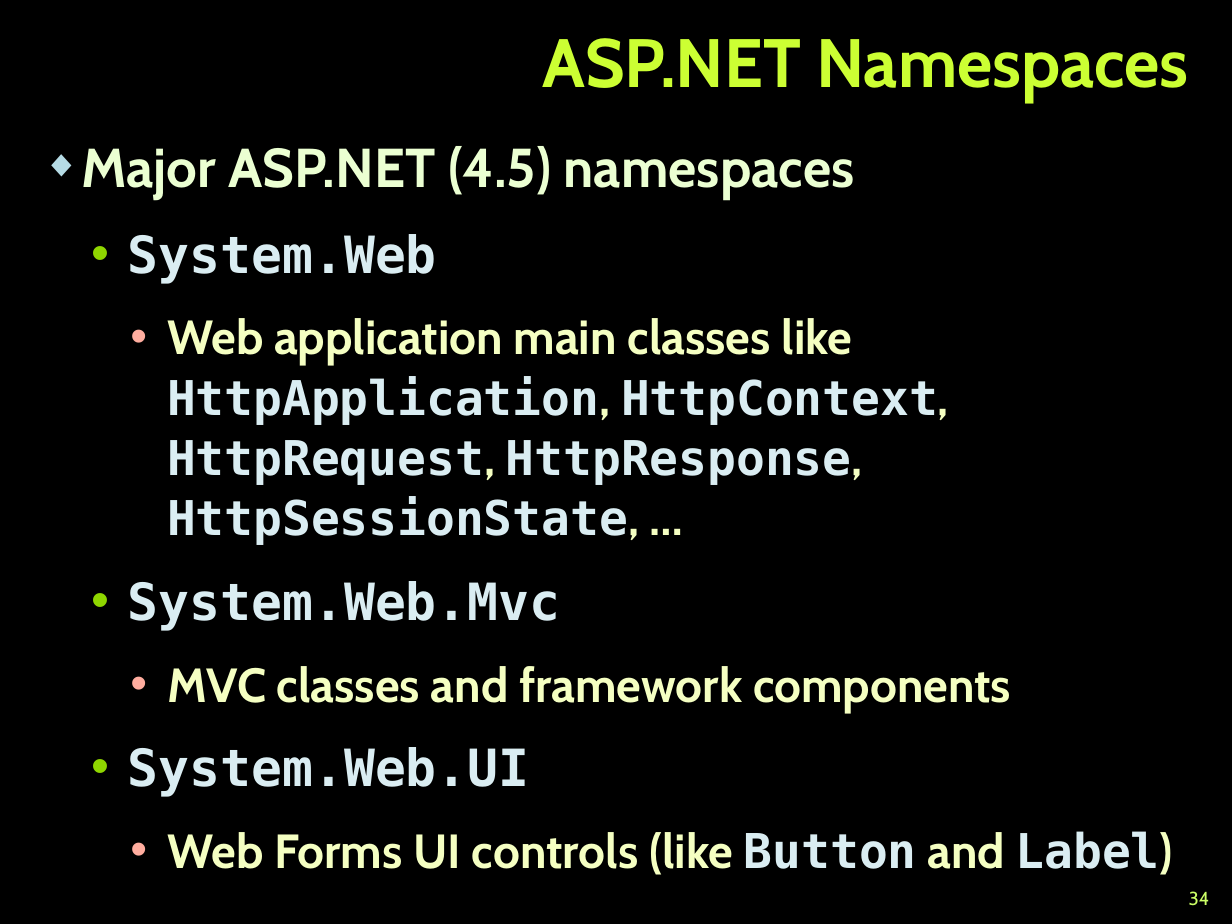
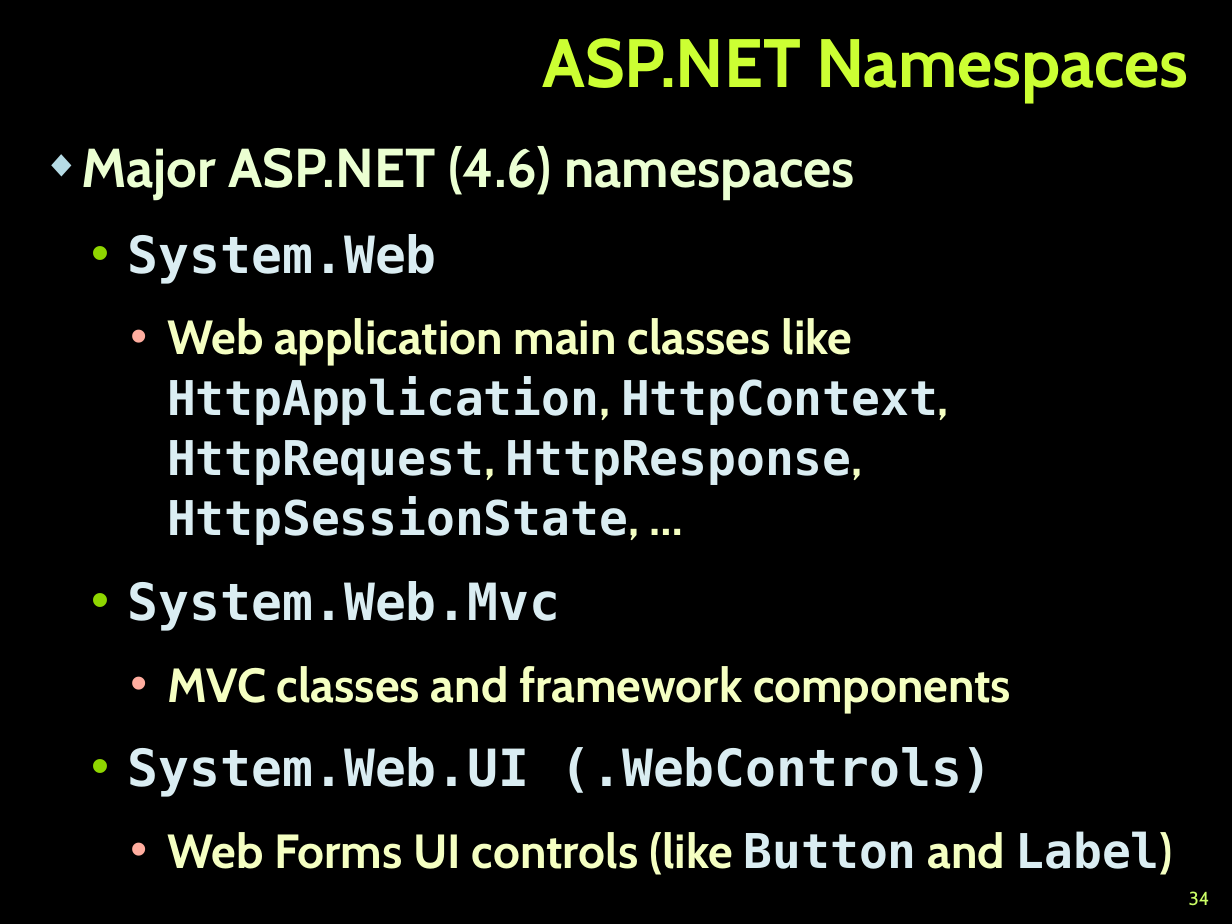
Before and after one commit to TelerikAcademy/ASP.NET-Web-Forms, a slide deck: slide 34 of 01. Introduction-to-ASP.NET/Introduction-to-ASP.NET.pptx. Drawn at 1232x924 pixels with LibreOffice and Linux fonts; fonts in the diff are those of the drawing; background and template pictures are left out. Boxes give left, top, right and bottom in pixels: in the first picture for what was removed or moved away, otherwise in the second. Text is boxed around its words. In the diff, an @@ line names an element or a change of style, - is before the commit and + after.

```diff
--- a/01. Introduction-to-ASP.NET/Introduction-to-ASP.NET.pptx
+++ b/01. Introduction-to-ASP.NET/Introduction-to-ASP.NET.pptx
@@ text at [81, 146, 855, 199]: text changed @@
-◆ Major ASP.NET (4.5) namespaces
+◆ Major ASP.NET (4.6) namespaces
@@ text at [128, 747, 993, 797]: text changed @@
-  • System.Web.UI
+  • System.Web.UI (.WebControls)
```
Also in this commit, not shown: 22 other slides changed, 4 slides added, 2 slides removed, 1 other file.
